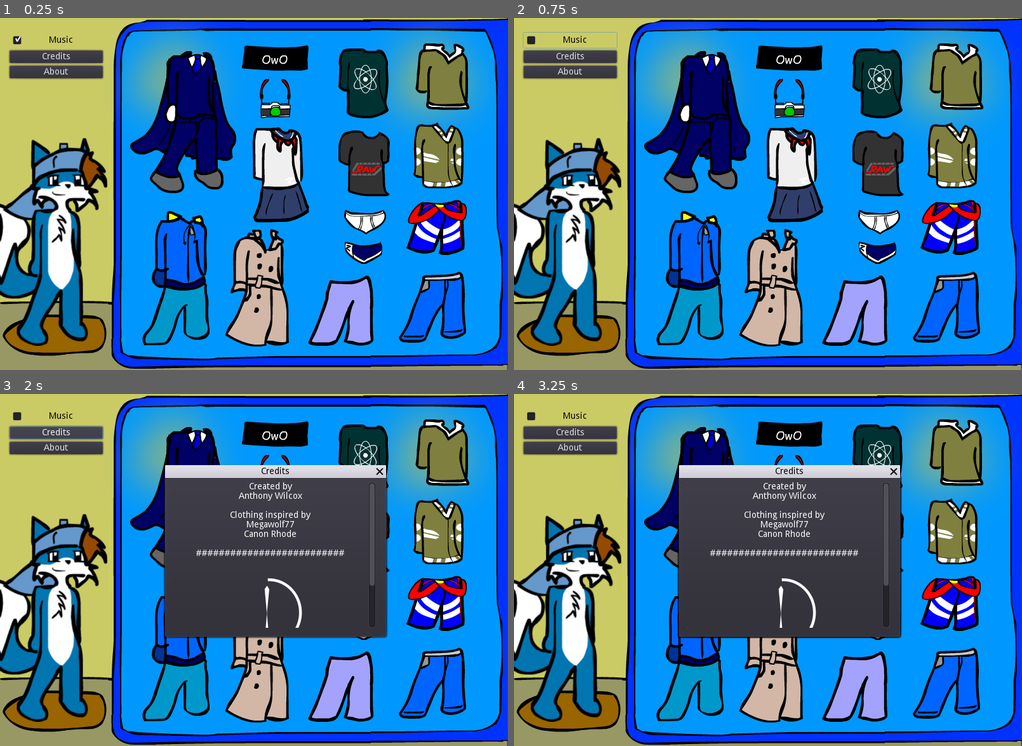
Above: before the commit, frames 1-4 (two rows, left to right).
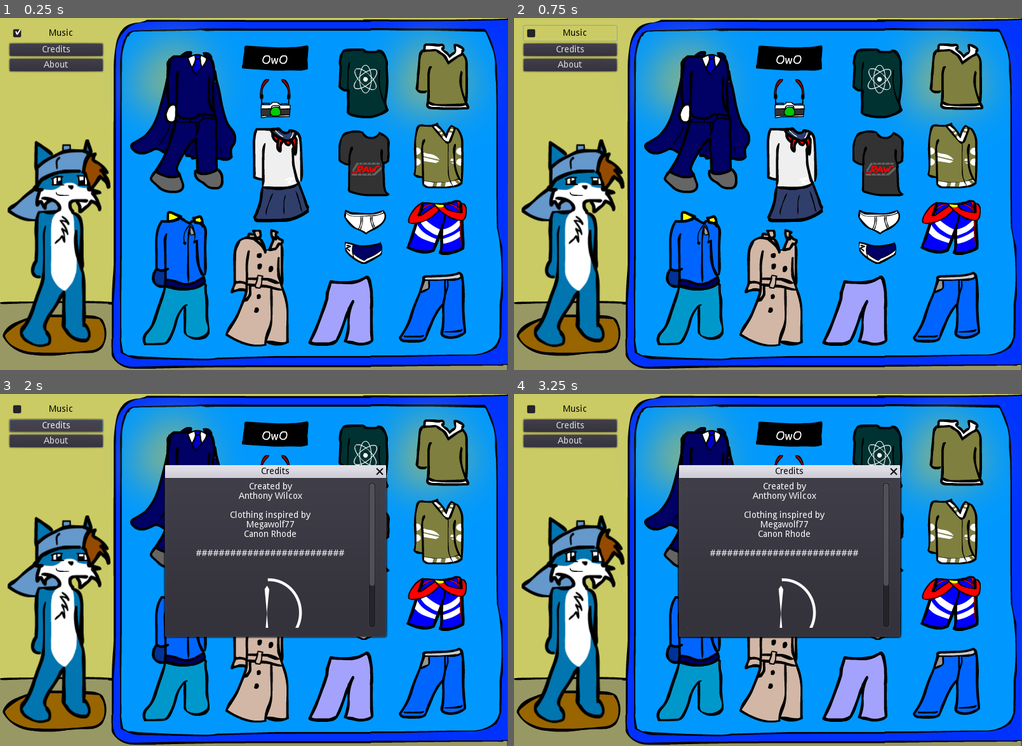
Above: after the commit, the same moments.

Repository: tonytins/dressupzack
Game: Godot game, scene res://GameScreen.tscn
Same seed, same stepped clock (60 frames per second), same inputs: the game is played once before the commit and once after it.
Inputs (mouse positions are in pixels of both pictures, inside the frame that each line leads up to):
- Up to frame 1 (0.25 s): no input
- Up to frame 2 (0.75 s): click "Music" at 0.5 s
- Up to frame 3 (2 s): click "Credits" at 1.25 s
- Up to frame 4 (3.25 s): click "About" at 2 s; click (879, 598) at 2.75 s

The runs differ from the first frame. In frame 1, 6.5% of the frame differs, in the area x 0-22%, y 3-94%; in frame 2, 6.6%, in the area x 0-22%, y 1-94%; in frame 3, 6.6%; in frame 4, 6.5%.

Commit message:
I christen this game a full fledged port
The static image of Zack in previous attempts at a standalone port served mostly as a placeholder because I haven't animanted a sprite with a general purpose game engine and it's designer since Game Maker 6. This was no different.

But not anymore! The eyes are animanted now and soon the mouth will be too. I know that sounds small in the grand scheme of things but that pretty much means that the design of this is identical to the original Flash version. So I can say with confidence that this pretty much counts as a full fledged port of the original. I'm so glad I never gave up on figuring out how to bring this game to a wider audience in it's entirety. Think I'll be sticking with Godot for future games now.

Diff:
--- a/project/GameScreen.tscn
+++ b/project/GameScreen.tscn
@@ -2,13 +2,13 @@
 
 [ext_resource path="res://src/GameScreen.gd" type="Script" id=1]
 [ext_resource path="res://assets/dress up bg.png" type="Texture" id=2]
-[ext_resource path="res://assets/zack.png" type="Texture" id=3]
-[ext_resource path="res://assets/lights.png" type="Texture" id=4]
+[ext_resource path="res://assets/lights.png" type="Texture" id=3]
+[ext_resource path="res://Zack.tscn" type="PackedScene" id=4]
 [ext_resource path="res://Clothes.tscn" type="PackedScene" id=5]
 [ext_resource path="res://Shell.tscn" type="PackedScene" id=6]
 [ext_resource path="res://Interface.tscn" type="PackedScene" id=7]
 
-[node name="GameScreen" type="Node2D"]
+[node name="GameScreen" type="Node" index="0"]
 
 script = ExtResource( 1 )
 
@@ -20,22 +20,16 @@
 "_edit_lock_": true
 }
 
-[node name="Zack" type="Sprite" parent="." index="1"]
+[node name="Lights" type="Sprite" parent="." index="1"]
 
-position = Vector2( 85, 352 )
+position = Vector2( 477.823, 100.811 )
 texture = ExtResource( 3 )
+_sections_unfolded = [ "Z Index" ]
 __meta__ = {
 "_edit_lock_": true
 }
 
-[node name="Lights" type="Sprite" parent="." index="2"]
-
-position = Vector2( 477.823, 100.811 )
-texture = ExtResource( 4 )
-_sections_unfolded = [ "Z Index" ]
-__meta__ = {
-"_edit_lock_": true
-}
+[node name="Zack" parent="." index="2" instance=ExtResource( 4 )]
 
 [node name="Clothes" parent="." index="3" instance=ExtResource( 5 )]
 
--- a/project/Interface.tscn
+++ b/project/Interface.tscn
@@ -1,7 +1,11 @@
-[gd_scene load_steps=3 format=2]
+[gd_scene load_steps=4 format=2]
 
 [ext_resource path="res://src/Interface.gd" type="Script" id=1]
 [ext_resource path="res://music/piano.ogg" type="AudioStream" id=2]
+
+[sub_resource type="ButtonGroup" id=1]
+
+resource_local_to_scene = true
 
 [node name="Interface" type="Control"]
 
@@ -29,24 +33,24 @@
 mix_target = 0
 bus = "Master"
 
-[node name="ReferenceRect" type="ReferenceRect" parent="." index="1"]
+[node name="RefRect" type="ReferenceRect" parent="." index="1"]
 
 anchor_left = 0.0
 anchor_top = 0.0
 anchor_right = 0.0
 anchor_bottom = 0.0
 margin_left = 11.0
-margin_top = 27.0
+margin_top = 16.0
 margin_right = 165.0
-margin_bottom = 161.0
-rect_pivot_offset = Vector2( 0, 0 )
-rect_clip_content = false
-mouse_filter = 0
-mouse_default_cursor_shape = 0
-size_flags_horizontal = 1
-size_flags_vertical = 1
-
-[node name="VertContainer" type="VBoxContainer" parent="ReferenceRect" index="0"]
+margin_bottom = 178.0
+rect_pivot_offset = Vector2( 0, 0 )
+rect_clip_content = false
+mouse_filter = 0
+mouse_default_cursor_shape = 0
+size_flags_horizontal = 1
+size_flags_vertical = 1
+
+[node name="VertContainer" type="VBoxContainer" parent="RefRect" index="0"]
 
 anchor_left = 0.0
 anchor_top = 0.0
@@ -64,7 +68,7 @@
 size_flags_vertical = 1
 alignment = 0
 
-[node name="MusicBtn" type="CheckBox" parent="ReferenceRect/VertContainer" index="0"]
+[node name="MusicBtn" type="CheckBox" parent="RefRect/VertContainer" index="0"]
 
 anchor_left = 0.0
 anchor_top = 0.0
@@ -92,8 +96,9 @@
 align = 1
 _sections_unfolded = [ "custom_colors" ]
 
-[node name="CreditsBtn" type="Button" parent="ReferenceRect/VertContainer" index="1"]
-
+[node name="SettingsBtn" type="Button" parent="RefRect/VertContainer" index="1"]
+
+visible = false
 anchor_left = 0.0
 anchor_top = 0.0
 anchor_right = 0.0
@@ -112,11 +117,35 @@
 enabled_focus_mode = 2
 shortcut = null
 group = null
+text = "KSET"
+flat = false
+align = 1
+
+[node name="CreditsBtn" type="Button" parent="RefRect/VertContainer" index="2"]
+
+anchor_left = 0.0
+anchor_top = 0.0
+anchor_right = 0.0
+anchor_bottom = 0.0
+margin_top = 28.0
+margin_right = 147.0
+margin_bottom = 48.0
+rect_pivot_offset = Vector2( 0, 0 )
+rect_clip_content = false
+focus_mode = 2
+mouse_filter = 0
+mouse_default_cursor_shape = 0
+size_flags_horizontal = 1
+size_flags_vertical = 1
+toggle_mode = false
+enabled_focus_mode = 2
+shortcut = null
+group = null
 text = "KCRE"
 flat = false
 align = 1
 
-[node name="AboutBtn" type="Button" parent="ReferenceRect/VertContainer" index="2"]
+[node name="AboutBtn" type="Button" parent="RefRect/VertContainer" index="3"]
 
 anchor_left = 0.0
 anchor_top = 0.0
@@ -270,8 +299,59 @@
 override_selected_font_color = false
 _sections_unfolded = [ "BBCode" ]
 
-[connection signal="toggled" from="ReferenceRect/VertContainer/MusicBtn" to="." method="_on_MusicBtn_toggled"]
-
-[connection signal="pressed" from="ReferenceRect/VertContainer/CreditsBtn" to="." method="_on_CreditsBtn_pressed"]
-
-[connection signal="pressed" from="ReferenceRect/VertContainer/AboutBtn" to="." method="_on_AboutBtn_pressed"]
+[node name="SettingsWin" type="AcceptDialog" parent="." index="4"]
+
+visible = false
+anchor_left = 0.0
+anchor_top = 0.0
+anchor_right = 0.0
+anchor_bottom = 0.0
+margin_left = 242.0
+margin_top = 69.0
+margin_right = 379.0
+margin_bottom = 140.0
+rect_pivot_offset = Vector2( 0, 0 )
+rect_clip_content = false
+mouse_filter = 0
+mouse_default_cursor_shape = 0
+size_flags_horizontal = 1
+size_flags_vertical = 1
+popup_exclusive = false
+window_title = "KSET"
+resizable = false
+dialog_hide_on_ok = true
+_sections_unfolded = [ "Dialog" ]
+
+[node name="Languages" type="MenuButton" parent="SettingsWin" index="3"]
+
+anchor_left = 0.0
+anchor_top = 0.0
+anchor_right = 0.0
+anchor_bottom = 0.0
+margin_left = 8.0
+margin_top = 8.0
+margin_right = 129.0
+margin_bottom = 35.0
+rect_pivot_offset = Vector2( 0, 0 )
+rect_clip_content = false
+mouse_filter = 0
+mouse_default_cursor_shape = 0
+size_flags_horizontal = 1
+size_flags_vertical = 1
+toggle_mode = false
+action_mode = 0
+enabled_focus_mode = 0
+shortcut = null
+group = SubResource( 1 )
+text = "Languages"
+flat = true
+align = 1
+items = [  ]
+
+[connection signal="toggled" from="RefRect/VertContainer/MusicBtn" to="." method="_on_MusicBtn_toggled"]
+
+[connection signal="pressed" from="RefRect/VertContainer/SettingsBtn" to="." method="_on_SettingsBtn_pressed"]
+
+[connection signal="pressed" from="RefRect/VertContainer/CreditsBtn" to="." method="_on_CreditsBtn_pressed"]
+
+[connection signal="pressed" from="RefRect/VertContainer/AboutBtn" to="." method="_on_AboutBtn_pressed"]
--- /dev/null
+++ b/project/Zack.tscn
@@ -0,0 +1,43 @@
+[gd_scene load_steps=11 format=2]
+
+[ext_resource path="res://assets/zack_base.png" type="Texture" id=1]
+[ext_resource path="res://assets/eyes/eyes1.png" type="Texture" id=2]
+[ext_resource path="res://assets/eyes/eyes2.png" type="Texture" id=3]
+[ext_resource path="res://assets/eyes/eyes3.png" type="Texture" id=4]
+[ext_resource path="res://assets/eyes/eyes4.png" type="Texture" id=5]
+[ext_resource path="res://assets/eyes/eyes5.png" type="Texture" id=6]
+[ext_resource path="res://assets/eyes/eyes6.png" type="Texture" id=7]
+[ext_resource path="res://assets/eyes/eyes7.png" type="Texture" id=8]
+[ext_resource path="res://assets/mouth/mouth.png" type="Texture" id=9]
+
+[sub_resource type="SpriteFrames" id=1]
+
+animations = [ {
+"frames": [ ExtResource( 2 ), ExtResource( 2 ), ExtResource( 2 ), ExtResource( 2 ), ExtResource( 3 ), ExtResource( 3 ), ExtResource( 4 ), ExtResource( 4 ), ExtResource( 5 ), ExtResource( 5 ), ExtResource( 5 ), ExtResource( 6 ), ExtResource( 6 ), ExtResource( 7 ), ExtResource( 7 ), ExtResource( 8 ), ExtResource( 8 ) ],
+"loop": true,
+"name": "default",
+"speed": 5.0
+} ]
+
+[node name="Zack" type="Node2D" index="0"]
+
+[node name="Base" type="Sprite" parent="." index="0"]
+
+position = Vector2( 92.6446, 354.064 )
+texture = ExtResource( 1 )
+__meta__ = {
+"_edit_lock_": true
+}
+
+[node name="Eyes" type="AnimatedSprite" parent="." index="1"]
+
+position = Vector2( 109.519, 255.9 )
+frames = SubResource( 1 )
+animation = "default"
+frame = 3
+playing = true
+
+[node name="Mouth" type="Sprite" parent="." index="2"]
+
+position = Vector2( 98.4389, 276.779 )
+texture = ExtResource( 9 )
--- a/project/lang/local.csv
+++ b/project/lang/local.csv
@@ -4,3 +4,4 @@
 KABO,About,Handla om
 KSOO,Coming Soon,Kommer snart
 KHELP,Help,Hjälp
+KSET,Settings,Inställningar
--- a/project/src/GameScreen.gd
+++ b/project/src/GameScreen.gd
@@ -1,4 +1,4 @@
-extends Node2D
+extends Node
 
 onready var shell = $Shell
 onready var cmdl = $Shell/RefRect/CmdLine
@@ -10,6 +10,8 @@
 	cmd_interface()
 
 func cmd_interface():
+	var settingsBtn = $Interface/RefRect/VertContainer/SettingsBtn
+
 	if Input.is_action_pressed("ui_shell"):
 		if cmdl.text == CLOSE_CMD:
 			cmdl.text = ""
@@ -21,5 +23,9 @@
 		TranslationServer.set_locale("en")
 	elif cmdl.text == "help"and Input.is_key_pressed(KEY_ENTER):
 		cmdl_help.show()
+	elif cmdl.text == "show settings" and  Input.is_key_pressed(KEY_ENTER):
+		settingsBtn.show()
+	elif cmdl.text == "hide settings" and  Input.is_key_pressed(KEY_ENTER):
+		settingsBtn.hide()
 	elif cmdl.text == CLOSE_CMD and Input.is_key_pressed(KEY_ENTER):
 		shell.hide()
--- a/project/src/Interface.gd
+++ b/project/src/Interface.gd
@@ -4,6 +4,7 @@
 
 onready var about_win = $AboutWin
 onready var credits_win = $CreditsWin
+onready var settings_win = $SettingsWin
 
 func _on_AboutBtn_pressed():
 	about_win.show()
@@ -11,6 +12,9 @@
 func _on_CreditsBtn_pressed():
 	credits_win.show()
 
+func _on_SettingsBtn_pressed():
+	settings_win.show()
+
 func _on_MusicBtn_toggled(button_pressed):
 	if button_pressed == true:
 		$Music.play()
Binary file added: project/assets/eyes/eyes1.png
Not shown, added: project/assets/eyes/eyes1.png.import
Binary file added: project/assets/eyes/eyes2.png
Not shown, added: project/assets/eyes/eyes2.png.import
Binary file added: project/assets/eyes/eyes3.png
Not shown, added: project/assets/eyes/eyes3.png.import
Binary file added: project/assets/eyes/eyes4.png
Not shown, added: project/assets/eyes/eyes4.png.import
Binary file added: project/assets/eyes/eyes5.png
Not shown, added: project/assets/eyes/eyes5.png.import
Binary file added: project/assets/eyes/eyes6.png
Not shown, added: project/assets/eyes/eyes6.png.import
(and 31 more such lines)
